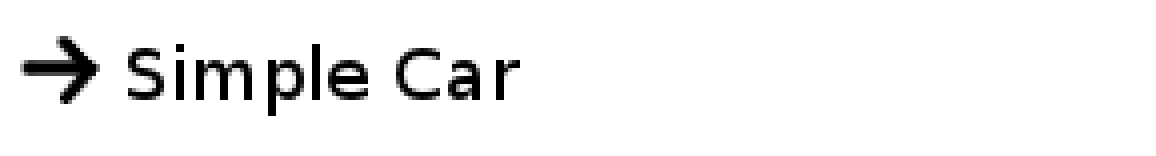
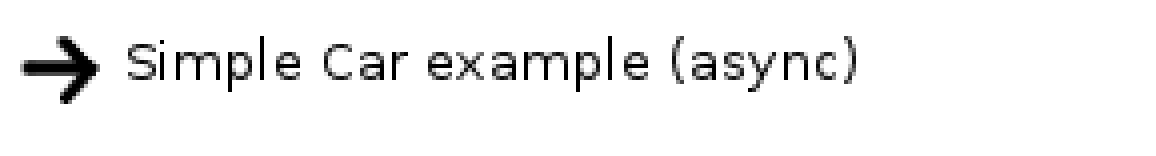
Two versions of the same layered image (1156 x 156). Layer-by-layer changes:
painted on "Simple Car example (async)" over [128, 36, 856, 116]
